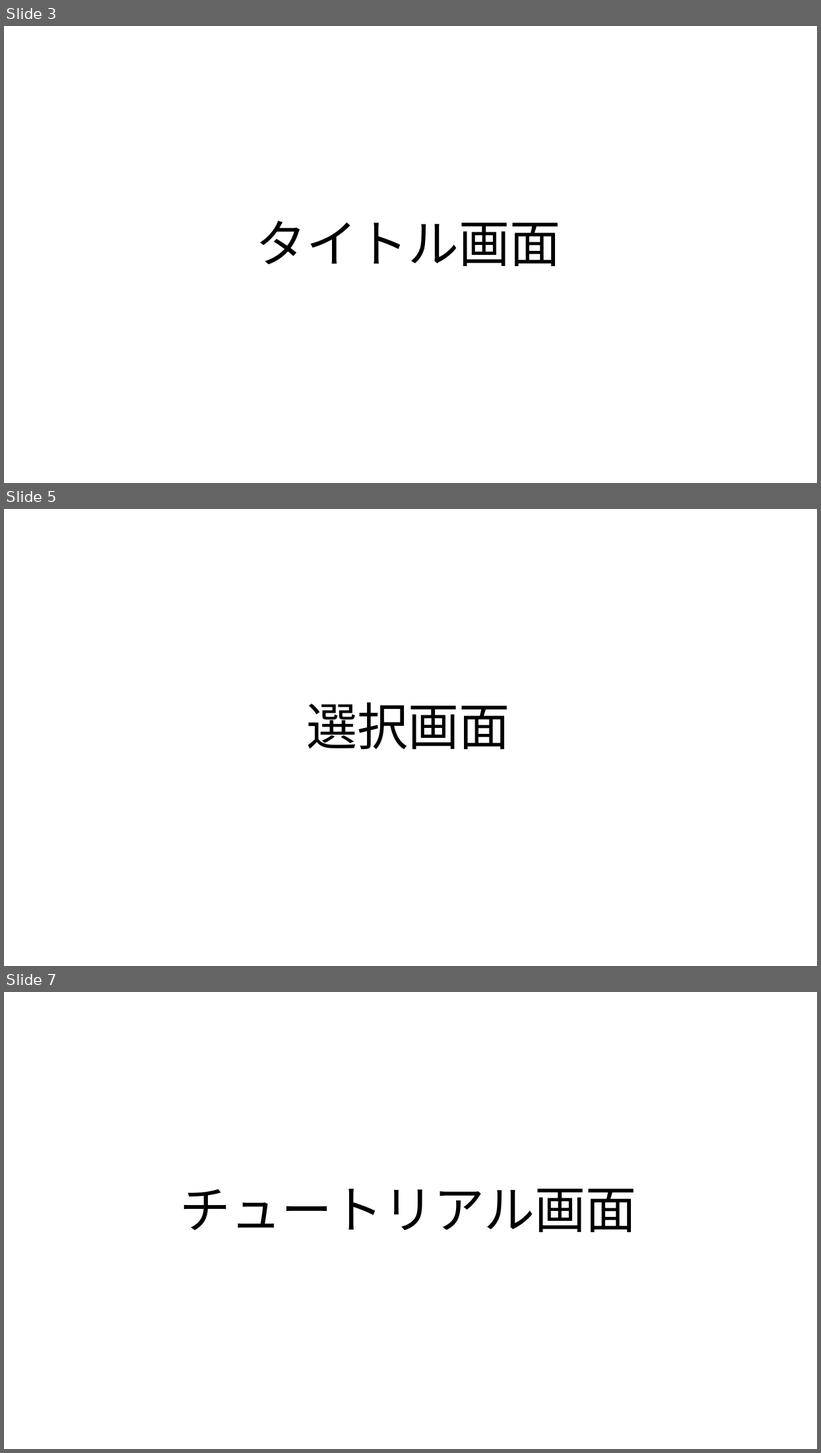
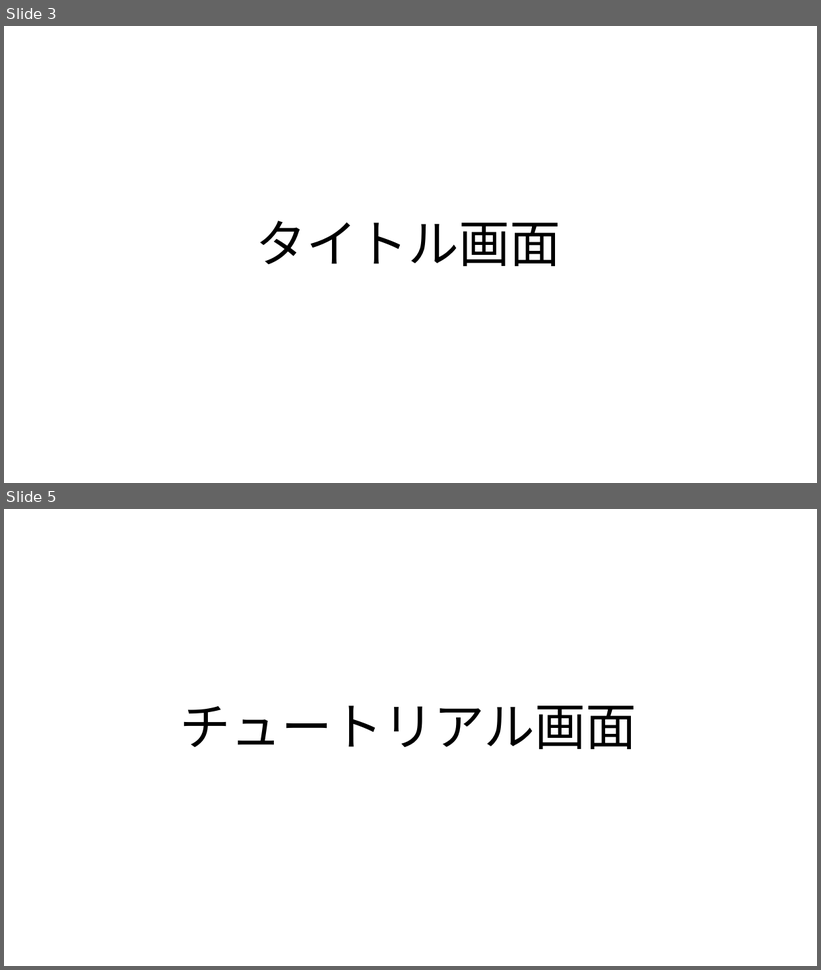
Before and after one commit to MizukiKato0416/sotsugyou_time_kato, a slide deck: 卒業制作_超ぶっ飛び超絶バトロワ（仮）.pptx. Shown one above the other, each under a label of ours: slides 3, 5 and 7 before the commit, slides 3 and 5 after it; the slides between them are not shown. The pictures are 821x1453 and 821x970 pixels, drawn with LibreOffice and Linux fonts; fonts in the diff are those of the drawing. Boxes give left, top, right and bottom in pixels: in the first picture for what was removed or moved away, otherwise in the second. Text is boxed around its words. In the diff, an @@ line names an element or a change of style, - is before the commit and + after.

```diff
--- a/卒業制作_超ぶっ飛び超絶バトロワ（仮）.pptx
+++ b/卒業制作_超ぶっ飛び超絶バトロワ（仮）.pptx
@@ slide 5 removed at box(4, 509, 817, 966), background #FFFFFF @@
@@ title removed at box(306, 702, 510, 749) @@
-選択画面
@@ what was slide 7 is now slide 5 @@
```
Also in this commit, not shown: 1 other slide removed, 1 other file.
